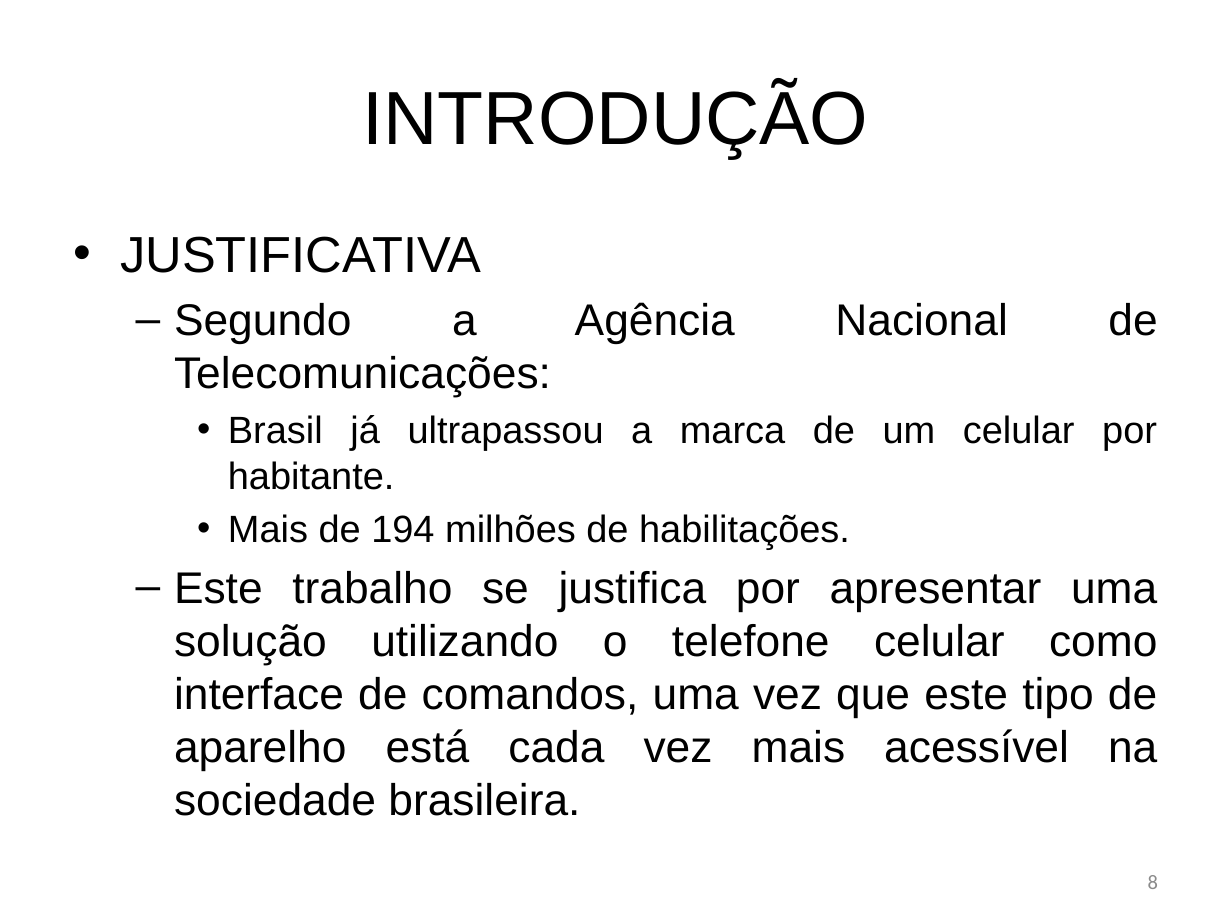
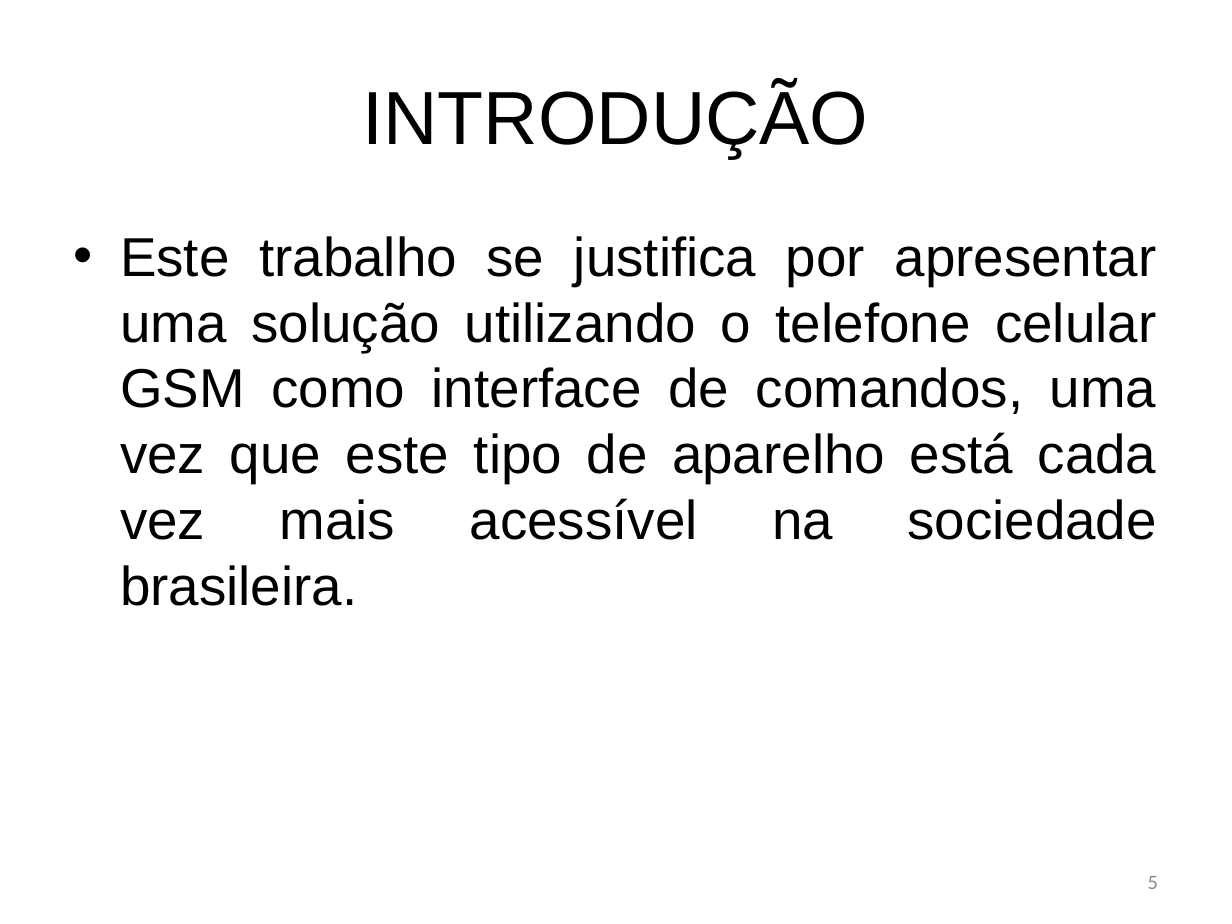
Before and after one commit to bengelbert/ifsc, a slide deck: slide 5 of tcc/docs/monograph.pptx (slide 8 before the commit). Drawn at 1232x924 pixels with LibreOffice and Linux fonts; fonts in the diff are those of the drawing. Boxes give left, top, right and bottom in pixels: in the first picture for what was removed or moved away, otherwise in the second. Text is boxed around its words. In the diff, an @@ line names an element or a change of style, - is before the commit and + after.

```diff
--- a/tcc/docs/monograph.pptx
+++ b/tcc/docs/monograph.pptx
@@ text at (120, 236, 1157, 606): text changed; size 25.9 to 32 pt @@
-• JUSTIFICATIVA
-  – Segundo a Agência Nacional de Telecomunicações:
-    • Brasil já ultrapassou a marca de um celular por habitante.
-    • Mais de 194 milhões de habilitações.
-  – Este trabalho se justifica por apresentar uma solução utilizando o telefone celular como interface de comandos, uma vez que este tipo de aparelho está cada vez mais acessível na sociedade brasileira.
+• Este trabalho se justifica por apresentar uma solução utilizando o telefone celular GSM como interface de comandos, uma vez que este tipo de aparelho está cada vez mais acessível na sociedade brasileira.
@@ page number at (1148, 876, 1158, 889): text changed @@
-8
+5
```
Also in this commit, not shown: 7 other slides changed, 1 slide added, 30 slides removed, 1 other file.
